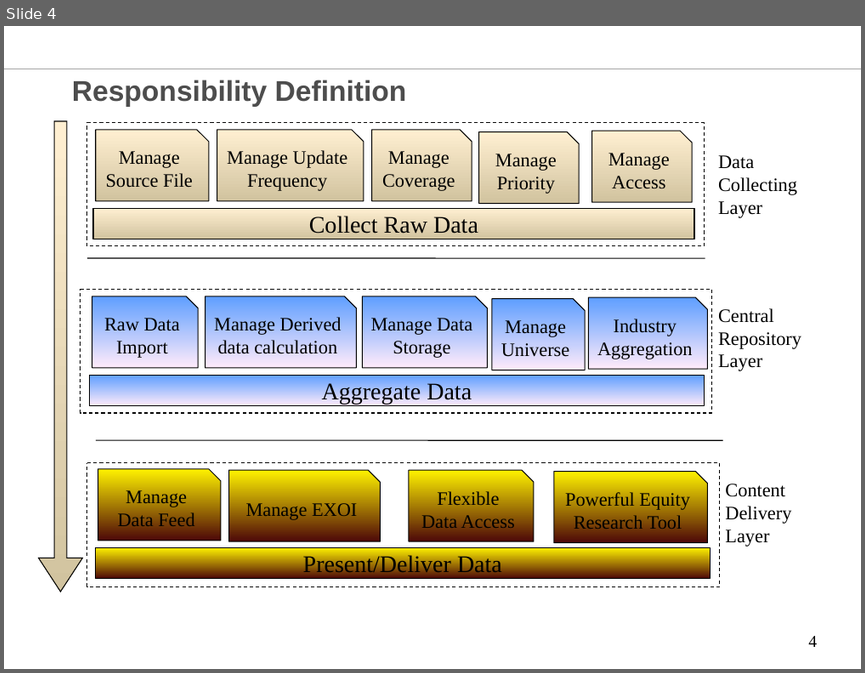
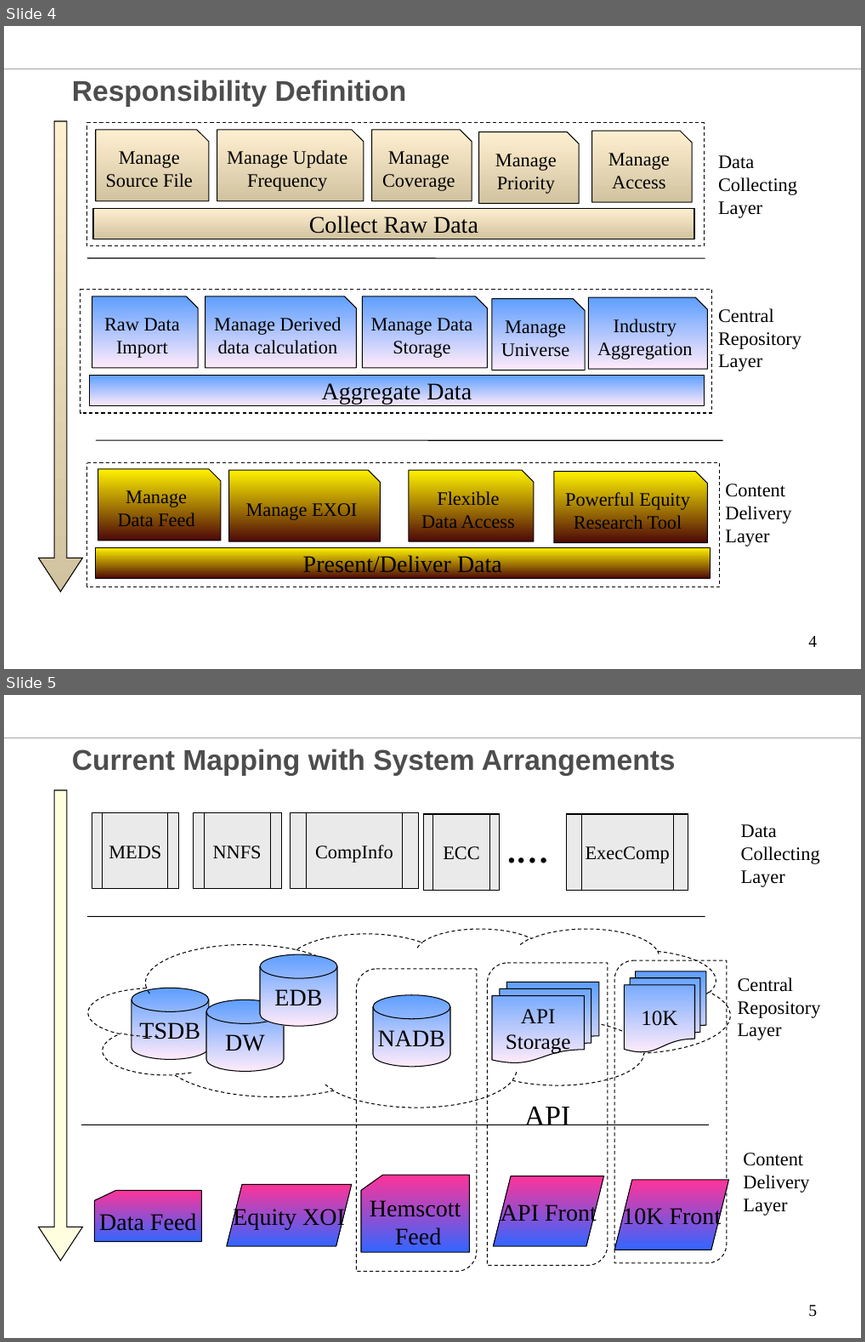
Before and after one commit to chenglx/myenv, a slide deck: Equity Data Technology Vision.ppt. Shown one above the other, each under a label of ours: slide 4 before the commit, slides 4 and 5 after it. The pictures are 865x673 and 865x1342 pixels, drawn with LibreOffice and Linux fonts; fonts in the diff are those of the drawing; background and template pictures are left out. Boxes give left, top, right and bottom in pixels: in the first picture for what was removed or moved away, otherwise in the second. Text is boxed around its words. In the diff, an @@ line names an element or a change of style, - is before the commit and + after.

```diff
--- a/Equity Data Technology Vision.ppt
+++ b/Equity Data Technology Vision.ppt
@@ slide 5 added at (4,695,861,1338), background #FFFFFF; not listed: 1 template element that a slide beside it also shows @@
@@ title added at (72,749,676,776), 24 pt, text #4D4D4D, bold @@
+Current Mapping with System Arrangements
@@ down arrow added at (38,790,82,1260), fill #FFFFCC at 60% opacity, outline #000000 0.74 pt @@
@@ flow chart predefined process added at (424,814,500,891), fill #EAEAEA, outline #000000 0.74 pt, 16 pt, text #000000 @@
+ECC
@@ group added at (92,813,687,891): 4 flow chart predefined processes, 1 text @@
+MEDS
+NNFS
+CompInfo
+.…
+ExecComp
@@ text added at (741,824,820,887), 16 pt, text #000000 @@
+Data Collecting Layer
@@ line added from (87, 916) to (705, 916), #000000 0.74 pt @@
@@ freeform shape added at (89,928,731,1106), outline #000000 0.74 pt dashed @@
@@ cylinder added at (260,954,337,1026), fill gradient #5E9EFF to #FFEBFA, outline #000000 0.74 pt, 20 pt, text #000000 @@
+EDB
@@ freeform shape added at (356,969,476,1270), outline #000000 0.74 pt dashed @@
@@ freeform shape added at (488,964,608,1265), outline #000000 0.74 pt dashed, 24 pt, text #000000 @@
+API
@@ freeform shape added at (615,960,727,1263), outline #000000 0.74 pt dashed @@
@@ flow chart multidocument added at (624,971,707,1051), fill gradient #5E9EFF to #FFEBFA, outline #000000 0.74 pt, 18 pt, text #000000 @@
+10K
@@ cylinder added at (132,988,209,1059), fill gradient #5E9EFF to #FFEBFA, outline #000000 0.74 pt, 20 pt, text #000000 @@
+TSDB
@@ cylinder added at (206,1000,284,1072), fill gradient #5E9EFF to #FFEBFA, outline #000000 0.74 pt, 20 pt, text #000000 @@
+DW
@@ cylinder added at (373,995,450,1066), fill gradient #5E9EFF to #FFEBFA, outline #000000 0.74 pt, 20 pt, text #000000 @@
+NADB
@@ flow chart multidocument added at (492,982,599,1062), fill gradient #5E9EFF to #FFEBFA, outline #000000 0.74 pt, 18 pt, text #000000 @@
+API Storage
@@ text added at (738,977,821,1040), 16 pt, text #000000 @@
+Central Repository Layer
@@ line added from (81, 1124) to (709, 1124), #000000 0.74 pt @@
@@ text added at (743,1152,809,1215), 16 pt, text #000000 @@
+Content Delivery Layer
@@ flow chart punched card added at (361,1174,469,1252), fill gradient #FF3399 to #3366FF, outline #000000 0.74 pt, 20 pt, text #000000 @@
+Hemscott Feed
@@ parallelogram added at (494,1175,604,1246), fill gradient #FF3399 to #3366FF, outline #000000 0.74 pt, 20 pt, text #000000 @@
+API Front
@@ flow chart punched card added at (95,1191,202,1242), fill gradient #FF3399 to #3366FF, outline #000000 0.74 pt, 20 pt, text #000000 @@
+Data Feed
@@ parallelogram added at (227,1185,352,1246), fill gradient #FF3399 to #3366FF, outline #000000 0.74 pt, 20 pt, text #000000 @@
+Equity XOI
@@ parallelogram added at (615,1179,729,1249), fill gradient #FF3399 to #3366FF, outline #000000 0.74 pt, 20 pt, text #000000 @@
+10K Front
@@ page number added at (808,1304,817,1316), 14 pt, text #000000 @@
+5
```
Also in this commit, not shown: 2 slides changed, 4 other slides added.
